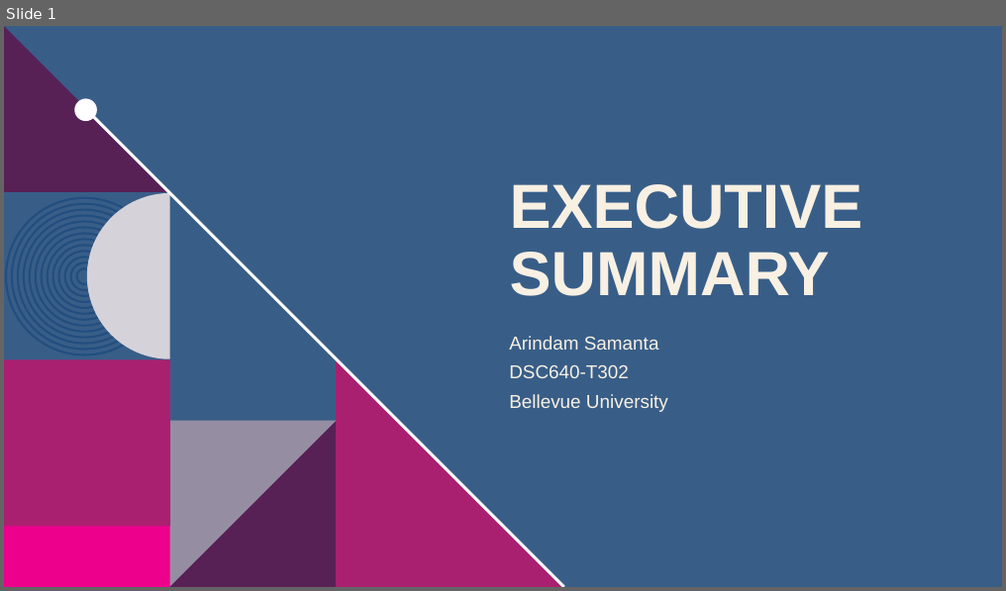
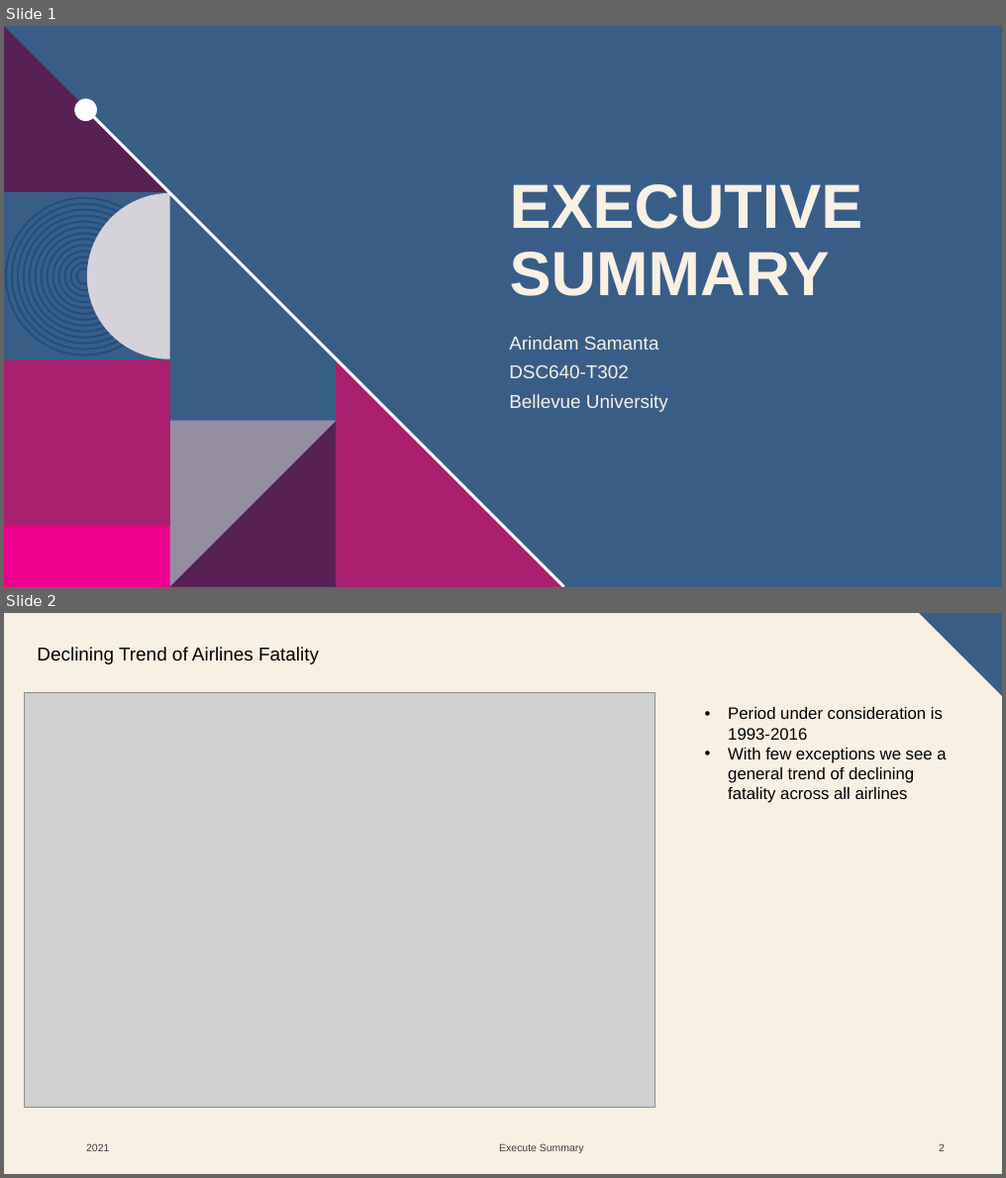
Before and after one commit to samantoz/dsc640-data_presentation, a slide deck: term_project/Executive Summary.pptx. Shown one above the other, each under a label of ours: slide 1 before the commit, slides 1 and 2 after it. The pictures are 1006x591 and 1006x1178 pixels, drawn with LibreOffice and Linux fonts; fonts in the diff are those of the drawing; grey boxes stand for pictures; background and template pictures are left out. Boxes give left, top, right and bottom in pixels: in the first picture for what was removed or moved away, otherwise in the second. Text is boxed around its words. In the diff, an @@ line names an element or a change of style, - is before the commit and + after.

```diff
--- a/term_project/Executive Summary.pptx
+++ b/term_project/Executive Summary.pptx
@@ slide 2 added at (4, 613, 1002, 1174), background #F8F0E3 @@
@@ freeform shape added at (919, 613, 1002, 696), fill #385E88 @@
@@ text added at (37, 647, 319, 664), 18 pt, text #000000 @@
+Declining Trend of Airlines Fatality
@@ picture added at (25, 693, 655, 1108) @@
@@ text added at (728, 707, 945, 803), 16 pt, text #000000 @@
+• Period under consideration is 1993-2016
+• With few exceptions we see a general trend of declining fatality across all airlines
@@ text added at (86, 1144, 109, 1152), 10 pt, text #404040 @@
+2021
@@ text added at (499, 1144, 584, 1154), 10 pt, text #404040 @@
+Execute Summary
@@ page number added at (939, 1144, 944, 1152), 10 pt, text #404040 @@
+2
```
Also in this commit, not shown: 1 slide changed, 2 other slides added, 3 slides removed, 4 other files.
